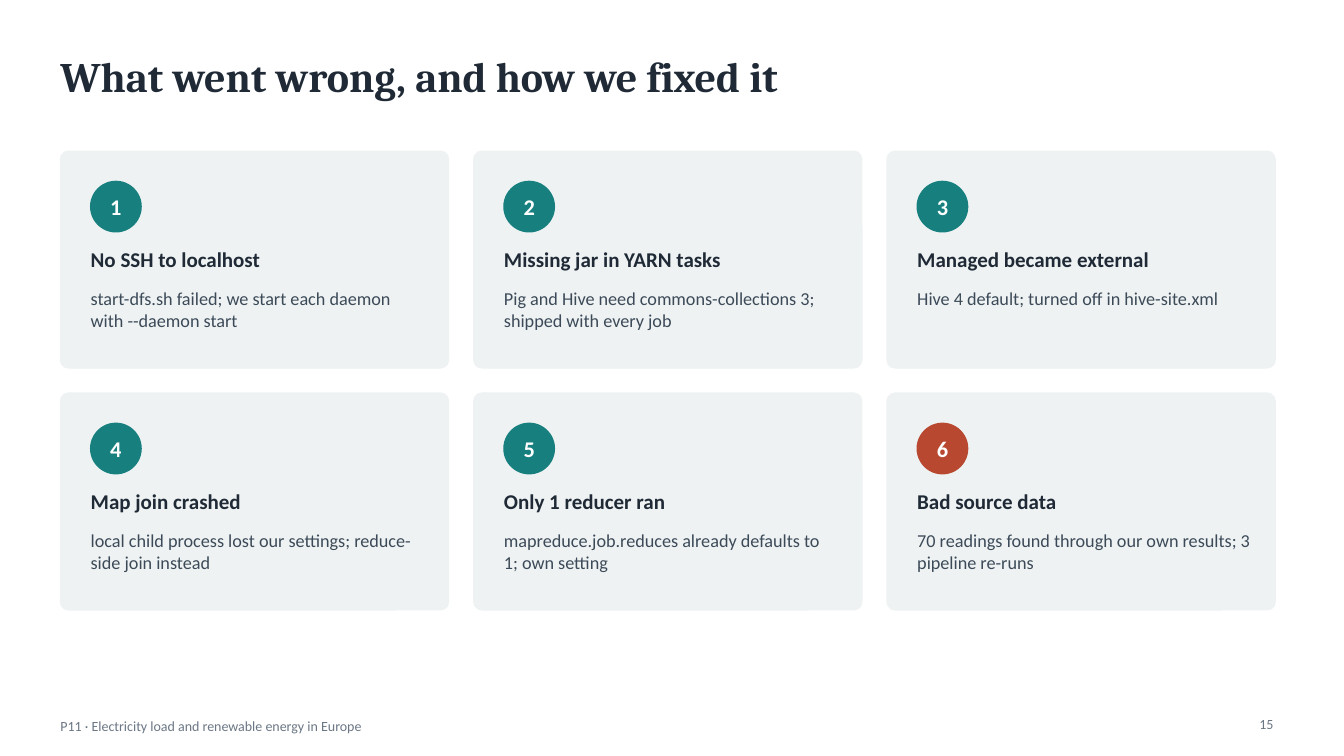
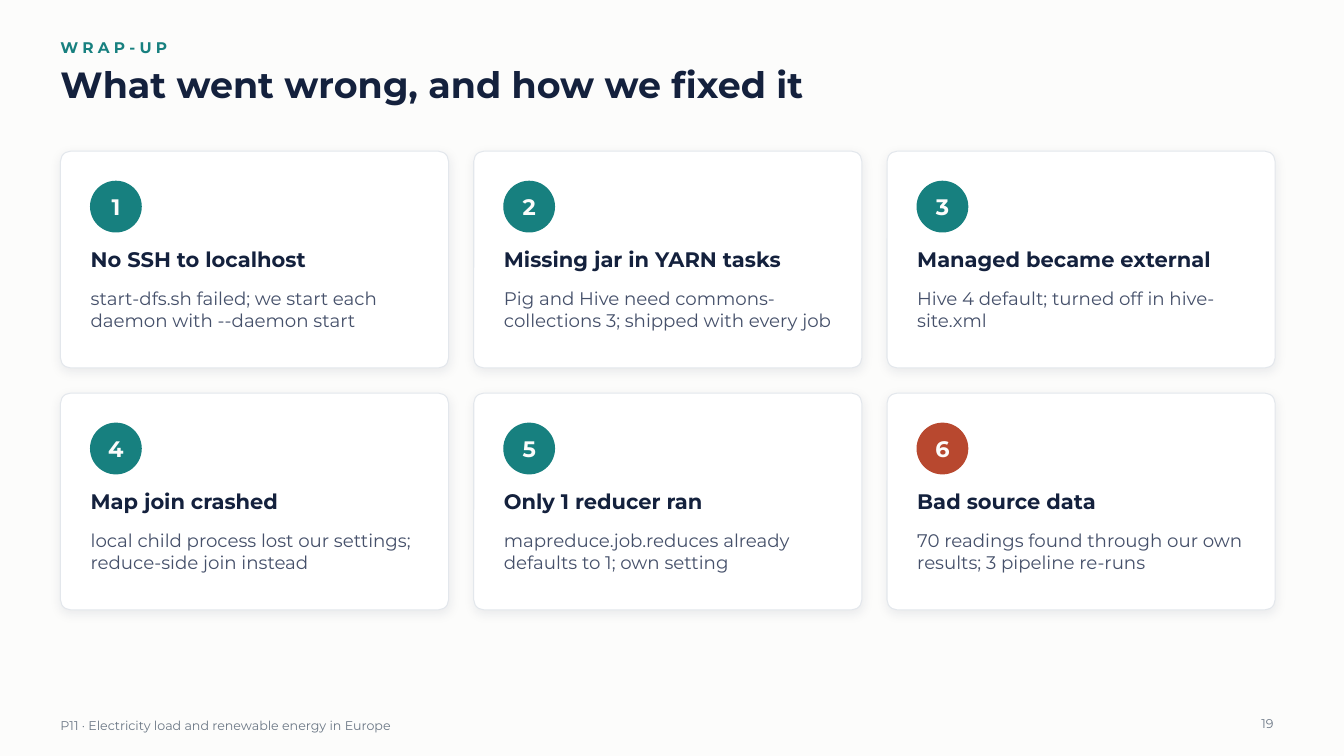
Before and after one commit to krishmungase/P11-Energy, a slide deck: slide 19 of slides/P11_Energy_Presentation.pptx (slide 15 before the commit). Drawn at 1344x756 pixels with LibreOffice and Linux fonts; fonts in the diff are those of the drawing. Boxes give left, top, right and bottom in pixels: in the first picture for what was removed or moved away, otherwise in the second. Text is boxed around its words. In the diff, an @@ line names an element or a change of style, - is before the commit and + after.

Commit message:
Slides: new design with Montserrat, section dividers and a PDF copy
- dark cover and four numbered section dividers, section label above
  each title, white cards on the same surface colour as the charts
- Montserrat for all text; the PDF has the font embedded, for PCs where
  Montserrat is not installed
- fixed text that overflowed its card with the wider font

```diff
--- a/slides/P11_Energy_Presentation.pptx
+++ b/slides/P11_Energy_Presentation.pptx
@@ background #FFFFFF to #FCFCFB @@
@@ text added at [60,42,167,53], 11 pt, text #17807F, bold @@
+WRAP-UP
@@ title "What went wrong, and how ...": place and size @@
-title "What went wrong, and how ..." at [60,62,777,102]
+title "What went wrong, and how ..." at [60,69,803,106]
@@ title "What went wrong, and how ..." at [60,69,803,106]: size 30 to 26 pt, font Cambria to Montserrat, text colour #1F2A36 to #14213D; vertical alignment middle to top @@
@@ fill #EEF2F3 to #FFFFFF; outline #EEF2F3 1 pt to #E3E7EC 0.75 pt; shadow on; proportions changed in 6 elements at [60,151,449,368], [474,151,862,368], [887,151,1275,368], [60,393,449,610], [474,393,862,610], [887,393,1275,610] @@
@@ font Calibri to Montserrat, text colour #FFFFFF to #FCFCFB in 6 elements at [112,199,121,215], [523,199,536,215], [936,199,949,216], [108,441,123,457], [523,441,536,458], [935,441,949,458] @@
@@ font Calibri to Montserrat, text colour #1F2A36 to #14213D in 6 elements at [91,251,305,268], [504,250,781,272], [917,251,1210,272], [91,492,278,514], [504,493,703,514], [917,493,1096,509] @@
@@ font Calibri to Montserrat, text colour #3C4A58 to #45506A in 6 elements at [91,291,377,327], [504,291,831,331], [917,291,1214,327], [91,533,411,573], [504,533,789,573], [917,533,1242,573] @@
@@ text "P11 · Electricity load and ..." at [60,720,391,733]: size 10 to 9 pt, font Calibri to Montserrat @@
@@ page number at [1261,719,1273,728]: text changed; size 10 to 9 pt; font Calibri to Montserrat @@
-15
+19
```
Also in this commit, not shown: 16 other slides changed, 4 slides added, 3 other files.
